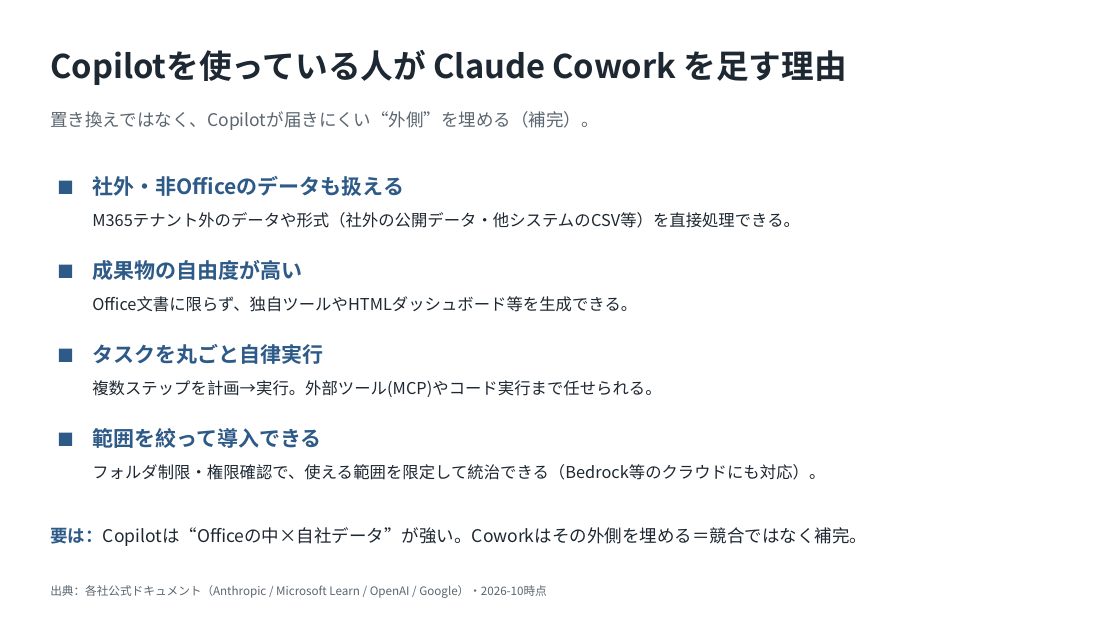
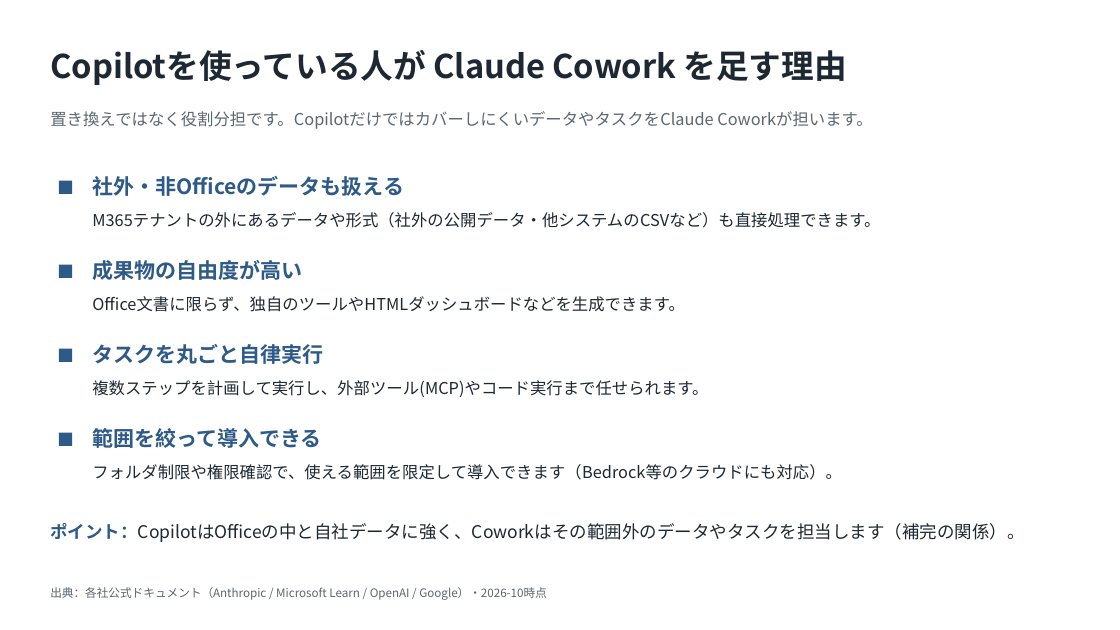
Before and after one commit to ctc-itkr/claude-hands-on, a slide deck: slide 4 of docs/03_参考資料/Copilot_Cowork_競合比較.pptx. Drawn at 1120x630 pixels with LibreOffice and Linux fonts; fonts in the diff are those of the drawing. Boxes give left, top, right and bottom in pixels: in the first picture for what was removed or moved away, otherwise in the second. Text is boxed around its words. In the diff, an @@ line names an element or a change of style, - is before the commit and + after.

```diff
--- a/docs/03_参考資料/Copilot_Cowork_競合比較.pptx
+++ b/docs/03_参考資料/Copilot_Cowork_競合比較.pptx
@@ text at <box>50,111,872,129</box>: text changed; size 15 to 14 pt @@
-置き換えではなく、Copilotが届きにくい“外側”を埋める（補完）。
+置き換えではなく役割分担です。CopilotだけではカバーしにくいデータやタスクをClaude Coworkが担います。
@@ text at <box>92,212,880,228</box>: text changed @@
-M365テナント外のデータや形式（社外の公開データ・他システムのCSV等）を直接処理できる。
+M365テナントの外にあるデータや形式（社外の公開データ・他システムのCSVなど）も直接処理できます。
@@ text at <box>92,296,685,312</box>: text changed @@
-Office文書に限らず、独自ツールやHTMLダッシュボード等を生成できる。
+Office文書に限らず、独自のツールやHTMLダッシュボードなどを生成できます。
@@ text at <box>92,380,708,397</box>: text changed @@
-複数ステップを計画→実行。外部ツール(MCP)やコード実行まで任せられる。
+複数ステップを計画して実行し、外部ツール(MCP)やコード実行まで任せられます。
@@ text at <box>92,464,842,480</box>: text changed @@
-フォルダ制限・権限確認で、使える範囲を限定して統治できる（Bedrock等のクラウドにも対応）。
+フォルダ制限や権限確認で、使える範囲を限定して導入できます（Bedrock等のクラウドにも対応）。
@@ text at <box>50,523,1024,542</box>: text changed @@
-要は：Copilotは“Officeの中×自社データ”が強い。Coworkはその外側を埋める＝競合ではなく補完。
+ポイント：CopilotはOfficeの中と自社データに強く、Coworkはその範囲外のデータやタスクを担当します（補完の関係）。
```
Also in this commit, not shown: 4 other slides changed.
